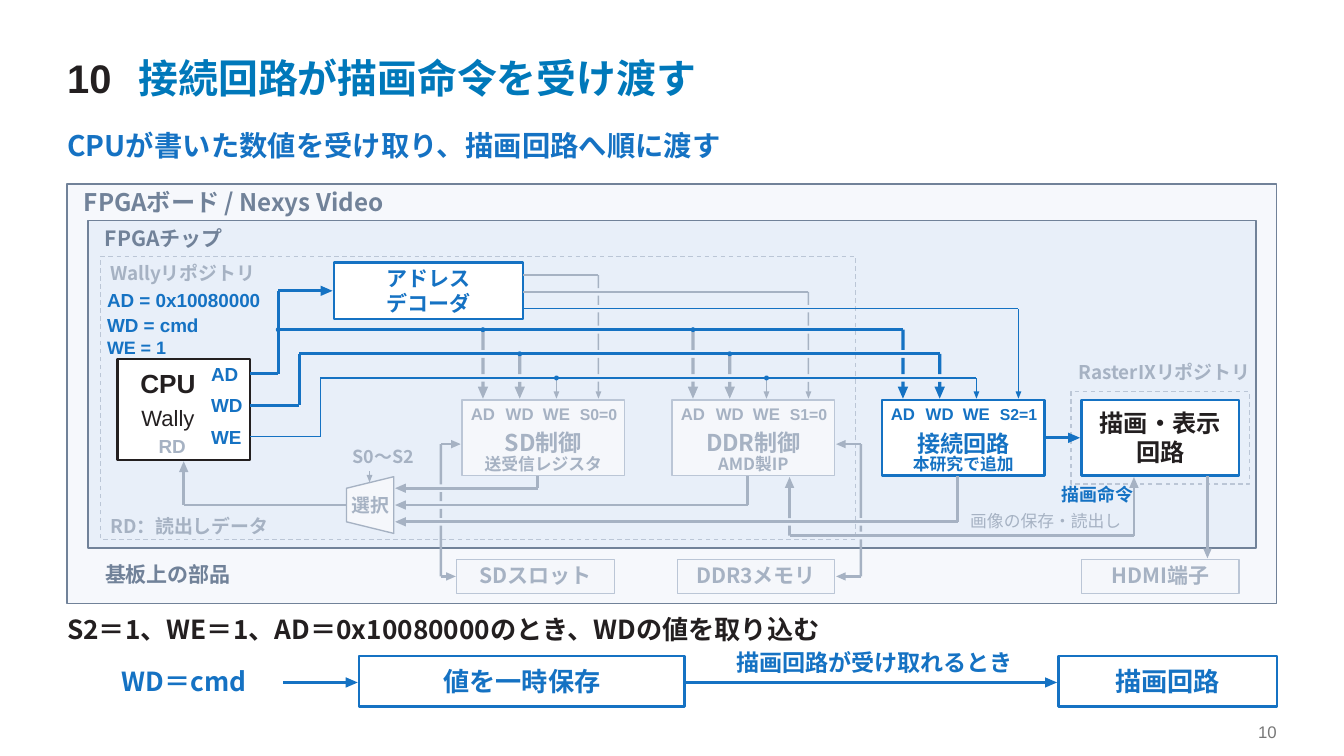
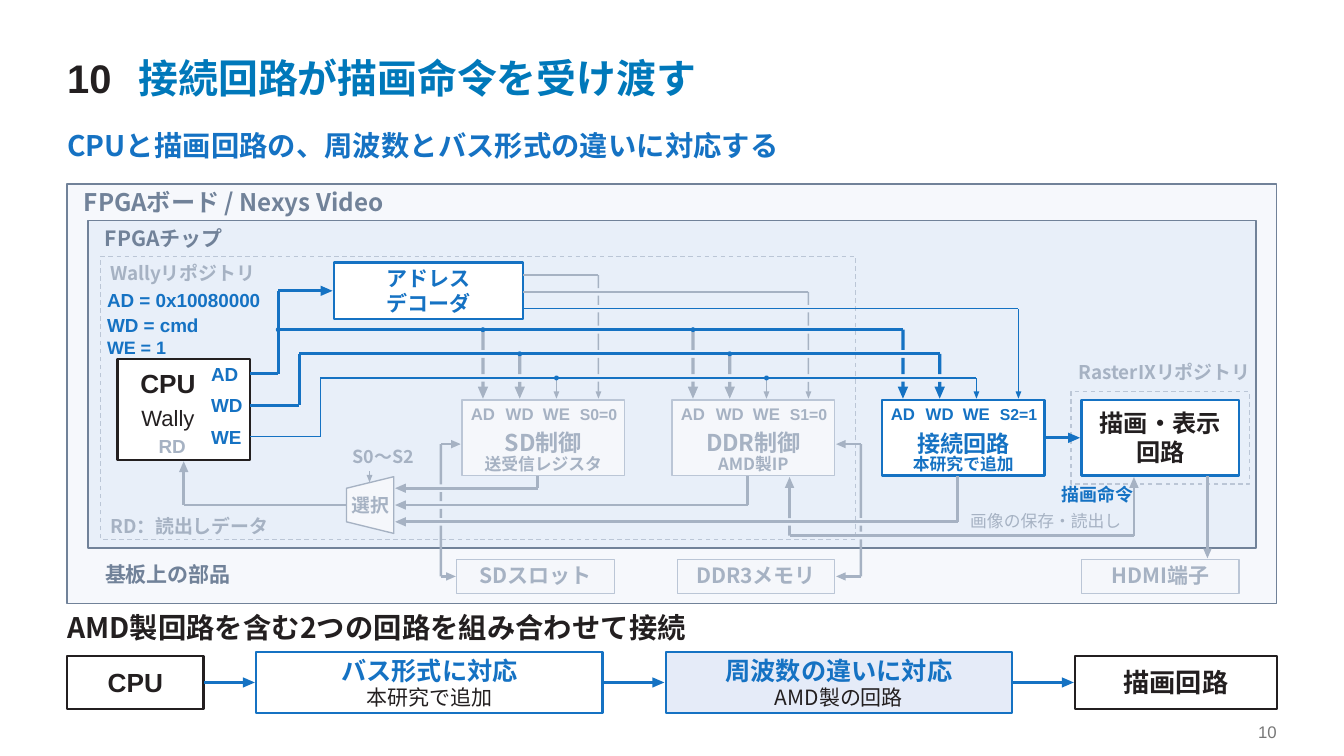
Before and after one commit to SoshiroFujimori/wally-game-console-research, a slide deck: slide 10 of docs/presentation/中間発表_主要事項.pptx. Drawn at 1344x756 pixels with LibreOffice and Linux fonts; fonts in the diff are those of the drawing. Boxes give left, top, right and bottom in pixels: in the first picture for what was removed or moved away, otherwise in the second. Text is boxed around its words. In the diff, an @@ line names an element or a change of style, - is before the commit and + after.

```diff
--- a/docs/presentation/中間発表_主要事項.pptx
+++ b/docs/presentation/中間発表_主要事項.pptx
@@ text at <box>67,132,778,159</box>: text changed @@
-CPUが書いた数値を受け取り、描画回路へ順に渡す
+CPUと描画回路の、周波数とバス形式の違いに対応する
@@ text at <box>67,614,686,641</box>: text changed; size 18.8 to 20.2 pt @@
-S2＝1、WE＝1、AD＝0x10080000のとき、WDの値を取り込む
+AMD製回路を含む2つの回路を組み合わせて接続
@@ rectangle added at <box>68,656,204,709</box>, fill #FFFFFF, outline #231F20 1.65 pt @@
@@ rectangle: place and size @@
-rectangle at <box>359,656,685,707</box>
+rectangle at <box>256,652,603,713</box>
@@ text added at <box>341,658,517,683</box>, 18 pt, text #1572C3, bold @@
+バス形式に対応
@@ rectangle added at <box>665,652,1012,713</box>, fill #E5EBF8, outline #1572C3 1.65 pt @@
@@ text added at <box>726,658,953,683</box>, 18 pt, text #1572C3, bold @@
+周波数の違いに対応
@@ text removed at <box>737,651,1013,673</box> @@
-描画回路が受け取れるとき
@@ rectangle: place and size @@
-rectangle at <box>1059,656,1277,707</box>
+rectangle at <box>1076,656,1277,709</box>
@@ rectangle at <box>1076,656,1277,709</box>: outline #1572C3 1.65 pt to #231F20 1.65 pt @@
@@ text added at <box>108,673,163,693</box>, 18.8 pt, text #231F20, bold @@
+CPU
@@ text removed at <box>121,670,246,692</box> @@
-WD＝cmd
@@ freeform shape: place and size @@
-freeform shape at <box>282,682,348,685</box>
+freeform shape at <box>203,682,245,685</box>
@@ freeform shape: place and size @@
-freeform shape at <box>346,678,358,688</box>
+freeform shape at <box>243,678,255,688</box>
@@ text added at <box>366,687,492,707</box>, 15 pt, text #231F20 @@
+本研究で追加
@@ text removed at <box>443,668,600,694</box> @@
-値を一時保存
@@ freeform shape added at <box>601,682,654,685</box>, fill #1572C3 @@
@@ freeform shape added at <box>652,678,664,688</box>, fill #1572C3 @@
@@ freeform shape removed at <box>684,682,1048,685</box> @@
@@ text added at <box>775,687,903,707</box>, 15 pt, text #231F20 @@
+AMD製の回路
@@ freeform shape added at <box>1011,682,1065,685</box>, fill #1572C3 @@
@@ freeform shape: place and size @@
-freeform shape at <box>1046,678,1058,688</box>
+freeform shape at <box>1062,678,1074,688</box>
@@ text "描画回路": place and size @@
-text "描画回路" at <box>1115,669,1220,694</box>
+text "描画回路" at <box>1124,670,1229,695</box>
@@ text "描画回路" at <box>1124,670,1229,695</box>: text colour #1572C3 to #231F20 @@
```
Also in this commit, not shown: 3 other slides changed, 6 other files.
